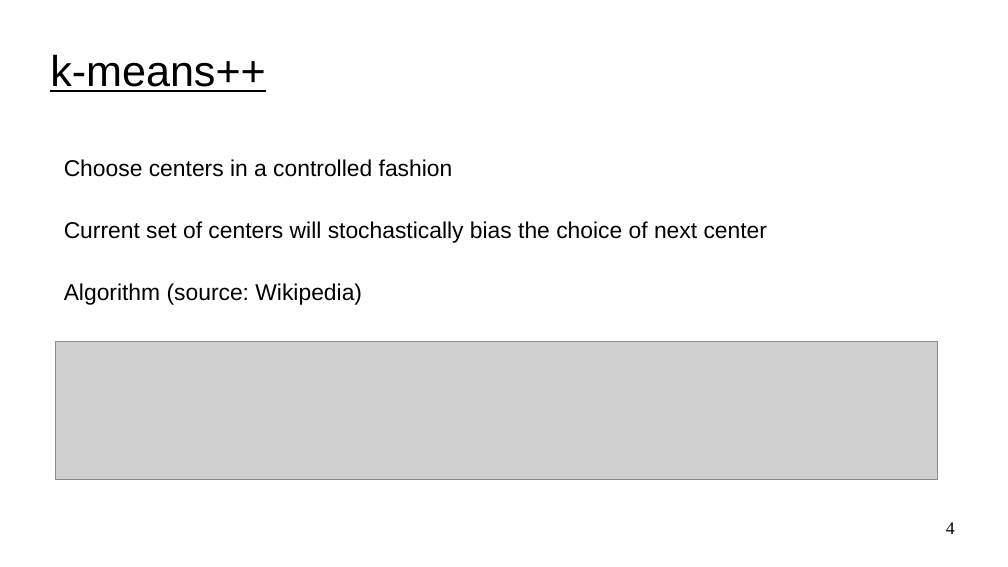
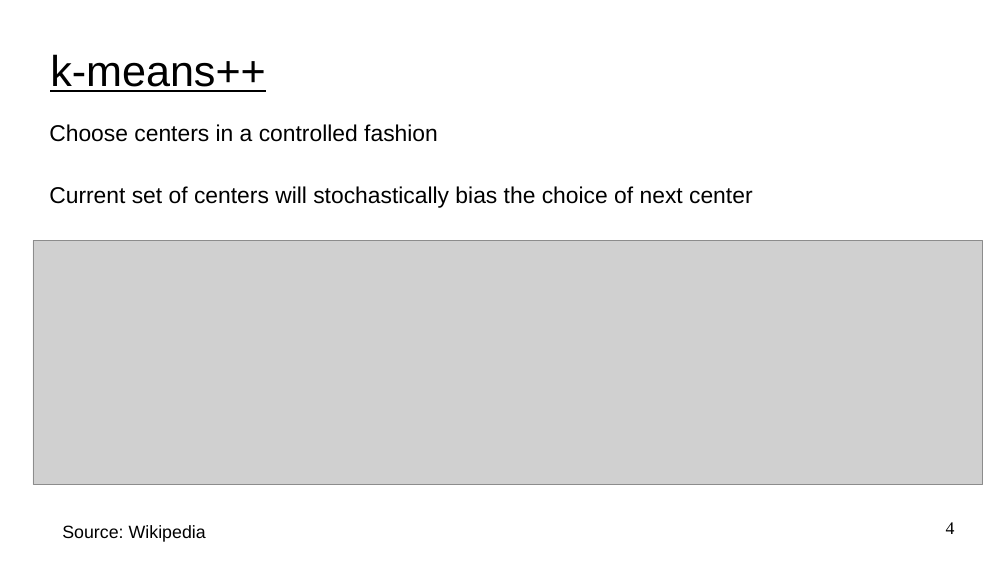
Before and after one commit to UVADS/distributed_computing, a slide deck: slide 4 of 05_clustering_and_dim_reduction/content_clustering/k_means_extensions.ppt. Drawn at 1008x567 pixels with LibreOffice and Linux fonts; fonts in the diff are those of the drawing; grey boxes stand for pictures. Boxes give left, top, right and bottom in pixels: in the first picture for what was removed or moved away, otherwise in the second. Text is boxed around its words. In the diff, an @@ line names an element or a change of style, - is before the commit and + after.

Commit message:
updated to make slide easier to read

```diff
--- a/05_clustering_and_dim_reduction/content_clustering/k_means_extensions.ppt
+++ b/05_clustering_and_dim_reduction/content_clustering/k_means_extensions.ppt
@@ text "Choose centers in a controlled ...": place and size @@
-text "Choose centers in a controlled ..." at bbox=[64, 159, 768, 305]
+text "Choose centers in a controlled ..." at bbox=[49, 124, 753, 208]
@@ picture: place and size @@
-picture at bbox=[56, 341, 938, 480]
+picture at bbox=[33, 241, 983, 485]
@@ text at bbox=[64, 283, 362, 305]: paragraph removed @@
-Algorithm (source: Wikipedia)
@@ text added at bbox=[62, 525, 206, 542], 14 pt, text #000000 @@
+Source: Wikipedia
```
Also in this commit, not shown: 1 other file.
